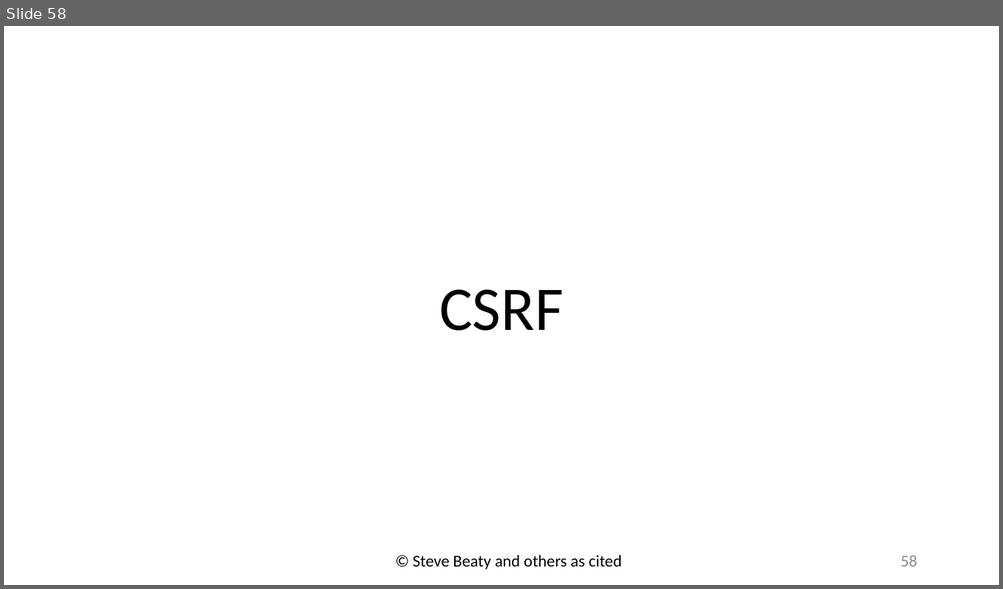
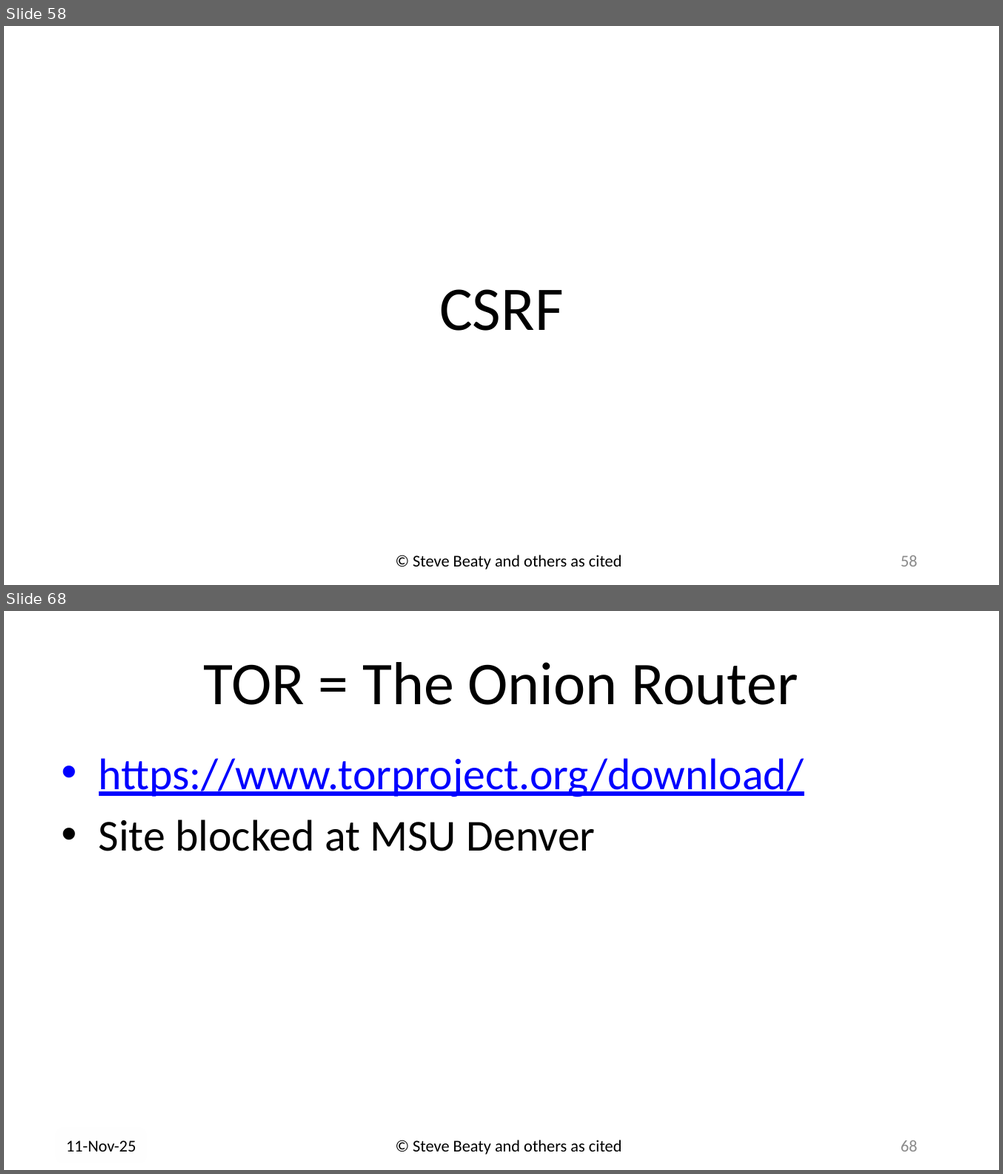
Before and after one commit to drb80/WebAppDev, a slide deck: Slides/Chapter06.pptx. Shown one above the other, each under a label of ours: slide 58 before the commit, slides 58 and 68 after it; the slides between them are not shown. The pictures are 1003x589 and 1003x1174 pixels, drawn with LibreOffice and Linux fonts; fonts in the diff are those of the drawing; background and template pictures are left out. Boxes give left, top, right and bottom in pixels: in the first picture for what was removed or moved away, otherwise in the second. Text is boxed around its words. In the diff, an @@ line names an element or a change of style, - is before the commit and + after.

```diff
--- a/Slides/Chapter06.pptx
+++ b/Slides/Chapter06.pptx
@@ slide 68 added at box(4, 611, 999, 1170), background picture (left out) @@
@@ title added at box(204, 662, 798, 705), 58.7 pt, text #000000 @@
+TOR = The Onion Router
@@ text added at box(99, 758, 804, 851), 42.7 pt, text #0000FF, underline @@
+• https://www.torproject.org/download/
+• Site blocked at MSU Denver
@@ text added at box(66, 1141, 136, 1152), 16 pt, text #000000 @@
+11-Nov-25
@@ text added at box(412, 1140, 622, 1155), 16 pt, text #000000 @@
+© Steve Beaty and others as cited
@@ page number added at box(900, 1141, 917, 1152), 16 pt, text #8C8C8C @@
+68
```
Also in this commit, not shown: 51 slides changed, 40 other slides added.
